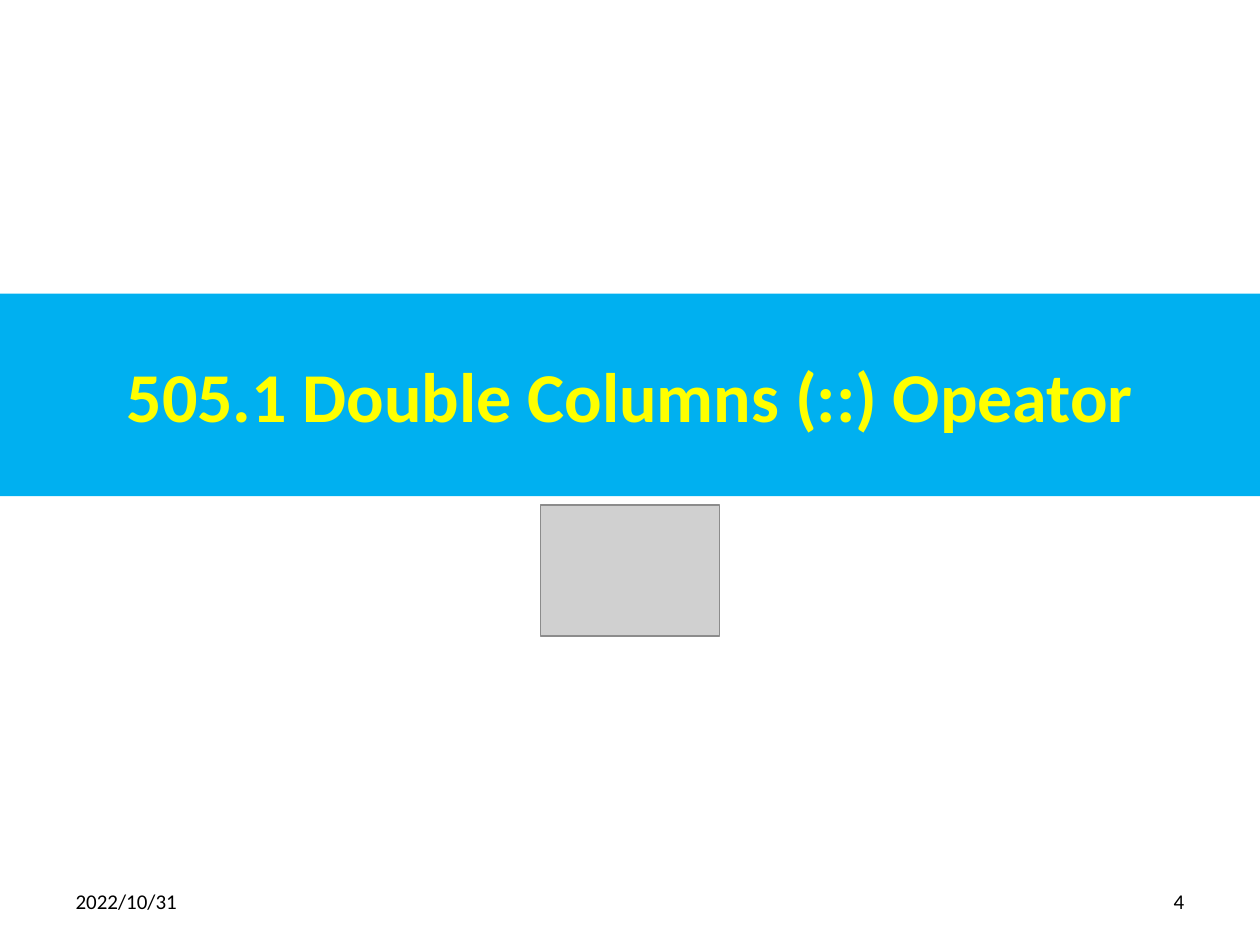
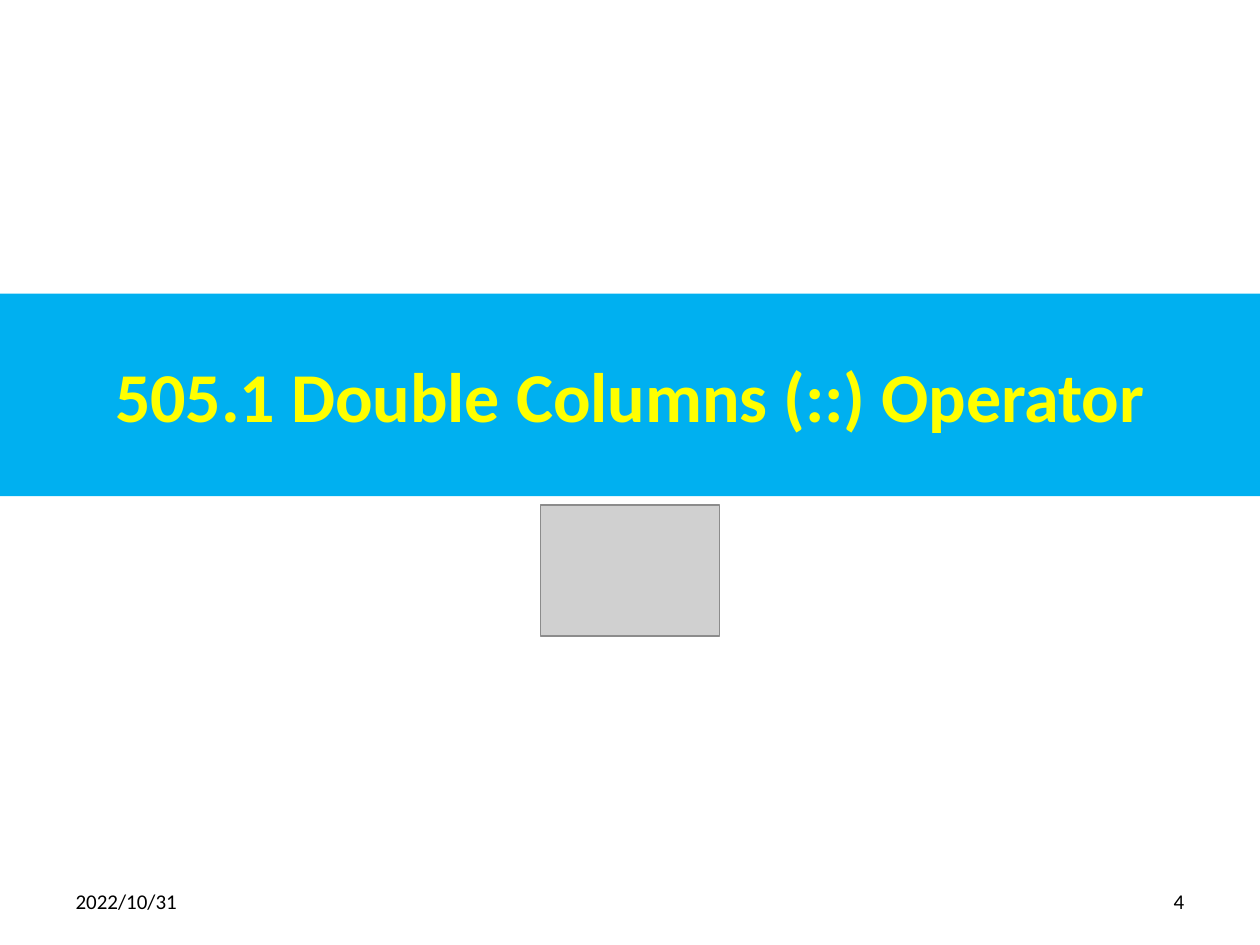
Before and after one commit to peterhchen/012_Qt, a slide deck: slide 4 of 505_Operator_Difference.pptx. Drawn at 1260x945 pixels with LibreOffice and Linux fonts; fonts in the diff are those of the drawing; grey boxes stand for pictures. Boxes give left, top, right and bottom in pixels: in the first picture for what was removed or moved away, otherwise in the second. Text is boxed around its words. In the diff, an @@ line names an element or a change of style, - is before the commit and + after.

```diff
--- a/505_Operator_Difference.pptx
+++ b/505_Operator_Difference.pptx
@@ title at (115, 373, 1144, 433): text changed @@
-505.1 Double Columns (::) Opeator
+505.1 Double Columns (::) Operator
```
Also in this commit, not shown: 1 other file.
